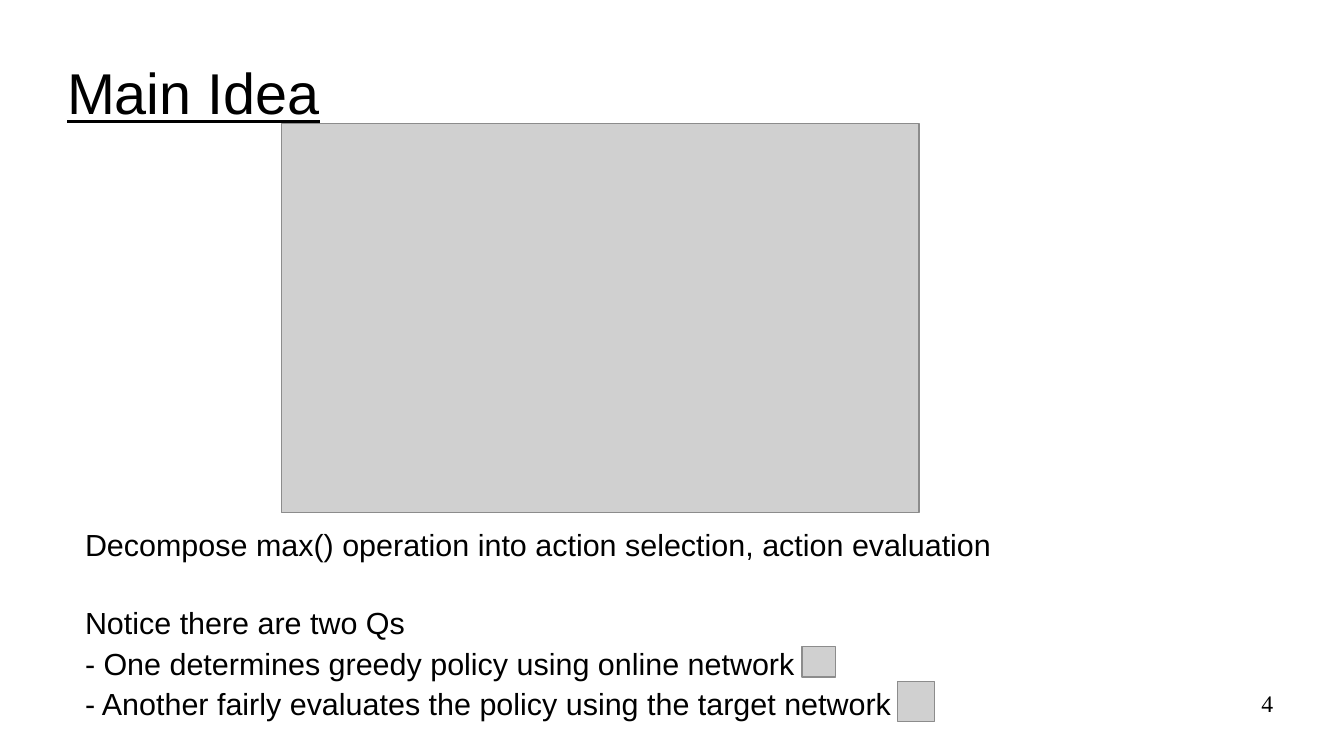
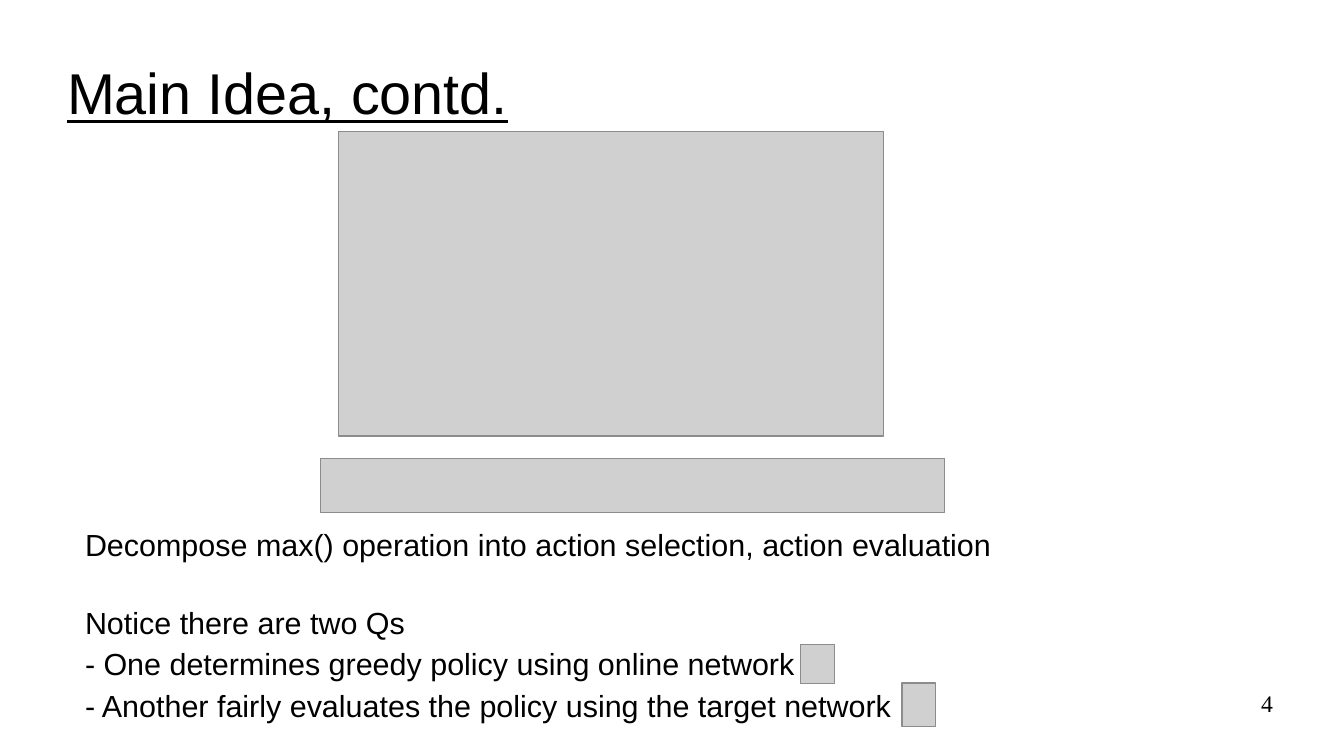
Before and after one commit to UVADS/reinforcement_learning, a slide deck: slide 4 of 06_deep_q_networks_extensions/dqn_extensions.ppt. Drawn at 1344x756 pixels with LibreOffice and Linux fonts; fonts in the diff are those of the drawing; grey boxes stand for pictures. Boxes give left, top, right and bottom in pixels: in the first picture for what was removed or moved away, otherwise in the second. Text is boxed around its words. In the diff, an @@ line names an element or a change of style, - is before the commit and + after.

```diff
--- a/06_deep_q_networks_extensions/dqn_extensions.ppt
+++ b/06_deep_q_networks_extensions/dqn_extensions.ppt
@@ title at box(67, 72, 507, 123): text changed @@
-Main Idea
+Main Idea, contd.
@@ picture: place and size @@
-picture at box(282, 123, 920, 512)
+picture at box(339, 132, 884, 437)
@@ picture added at box(321, 459, 945, 512) @@
@@ picture: place and size @@
-picture at box(802, 646, 835, 677)
+picture at box(801, 645, 835, 684)
@@ picture: place and size @@
-picture at box(898, 682, 934, 722)
+picture at box(903, 683, 935, 727)
```
Also in this commit, not shown: 2 other slides changed, 4 slides added, 1 slide removed, 2 other files.
